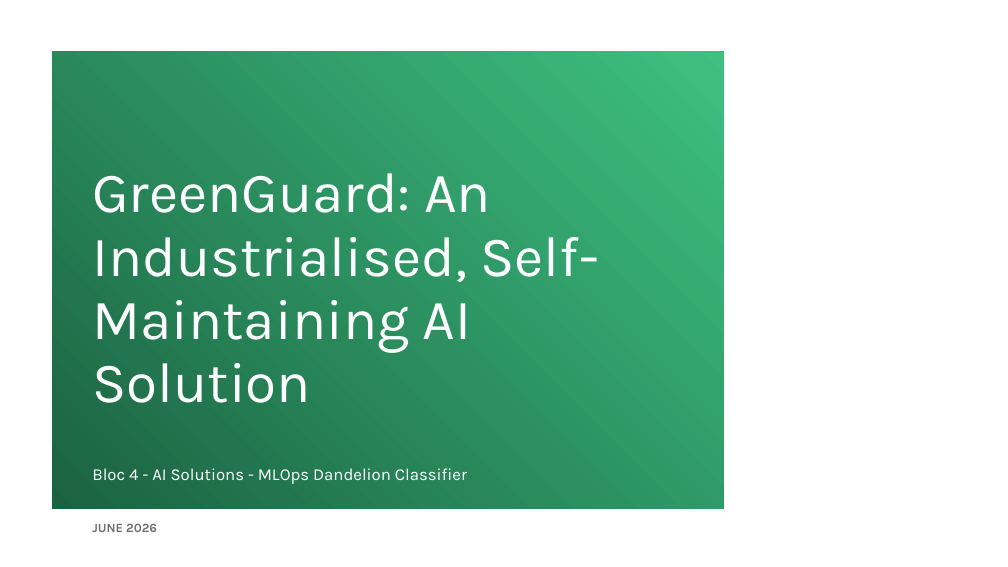
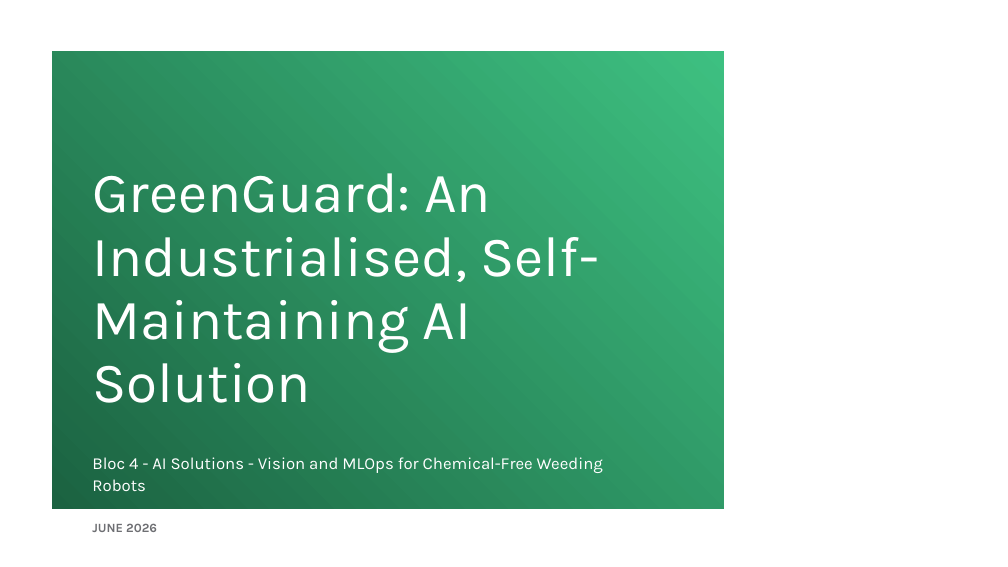
Before and after one commit to enzoberreur/ml-ops-dandelion-classifier, a slide deck: slide 1 of deliverables/presentation.pptx. Drawn at 1008x567 pixels with LibreOffice and Linux fonts; fonts in the diff are those of the drawing; background and template pictures are left out. Boxes give left, top, right and bottom in pixels: in the first picture for what was removed or moved away, otherwise in the second. Text is boxed around its words. In the diff, an @@ line names an element or a change of style, - is before the commit and + after.

```diff
--- a/deliverables/presentation.pptx
+++ b/deliverables/presentation.pptx
@@ subtitle at bbox=[92, 457, 603, 491]: text changed @@
-Bloc 4 - AI Solutions - MLOps Dandelion Classifier
+Bloc 4 - AI Solutions - Vision and MLOps for Chemical-Free Weeding Robots
```
Also in this commit, not shown: 4 other slides changed, 3 other files.
